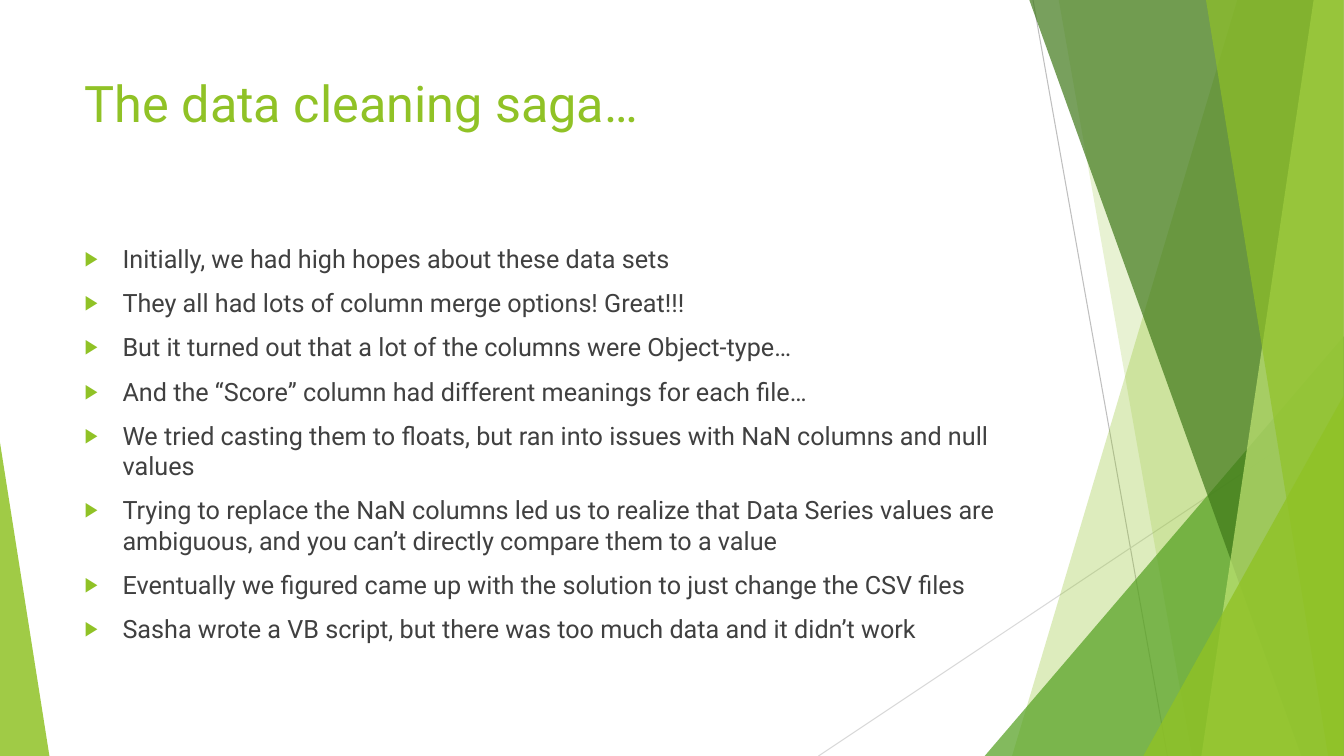
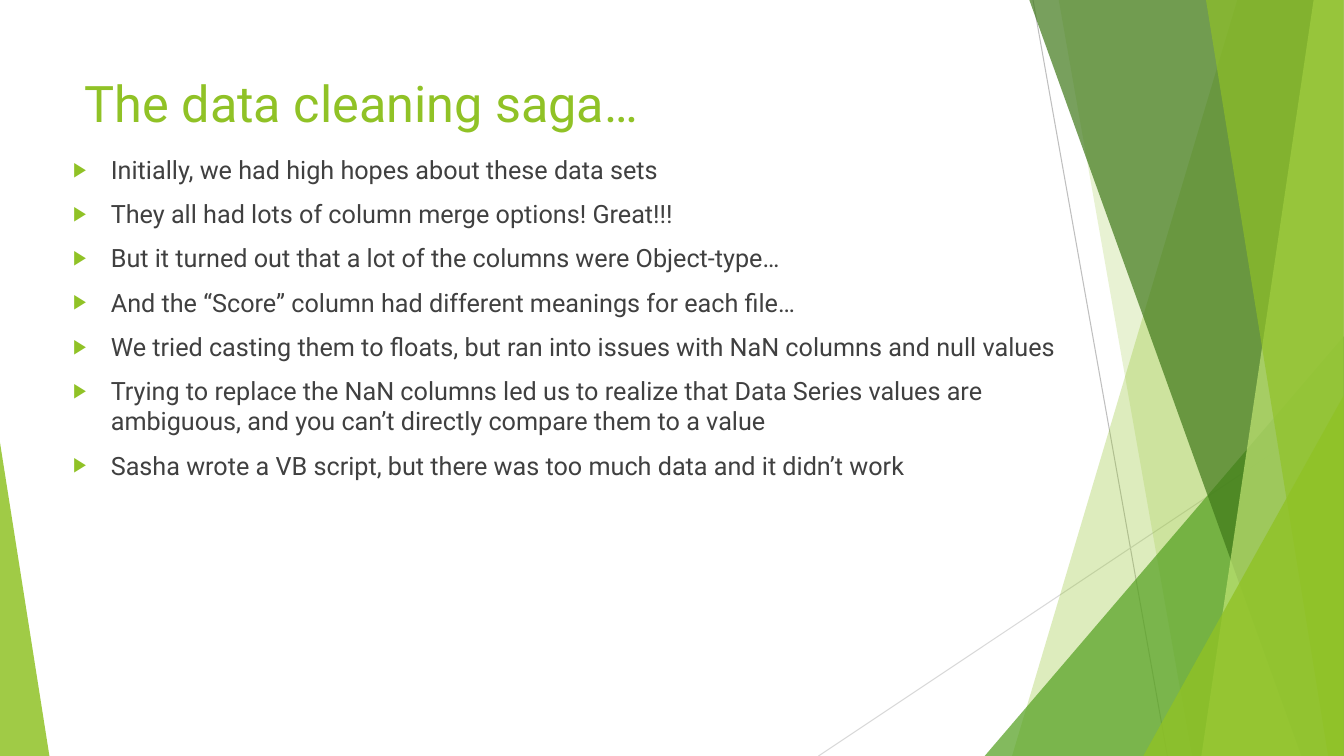
Before and after one commit to TedMur/SnakeBait, a slide deck: slide 4 of SnakeBitePresentation.pptx (slide 5 before the commit). Drawn at 1344x756 pixels with LibreOffice and Linux fonts; fonts in the diff are those of the drawing. Boxes give left, top, right and bottom in pixels: in the first picture for what was removed or moved away, otherwise in the second. Text is boxed around its words. In the diff, an @@ line names an element or a change of style, - is before the commit and + after.

```diff
--- a/SnakeBitePresentation.pptx
+++ b/SnakeBitePresentation.pptx
@@ text "Initially, we had high hopes ...": place and size @@
-text "Initially, we had high hopes ..." at [123, 249, 994, 643]
+text "Initially, we had high hopes ..." at [111, 160, 1055, 480]
@@ text at [123, 575, 964, 600]: paragraph removed @@
-▶ Eventually we figured came up with the solution to just change the CSV files
```
Also in this commit, not shown: 4 other slides changed, 1 slide removed.
